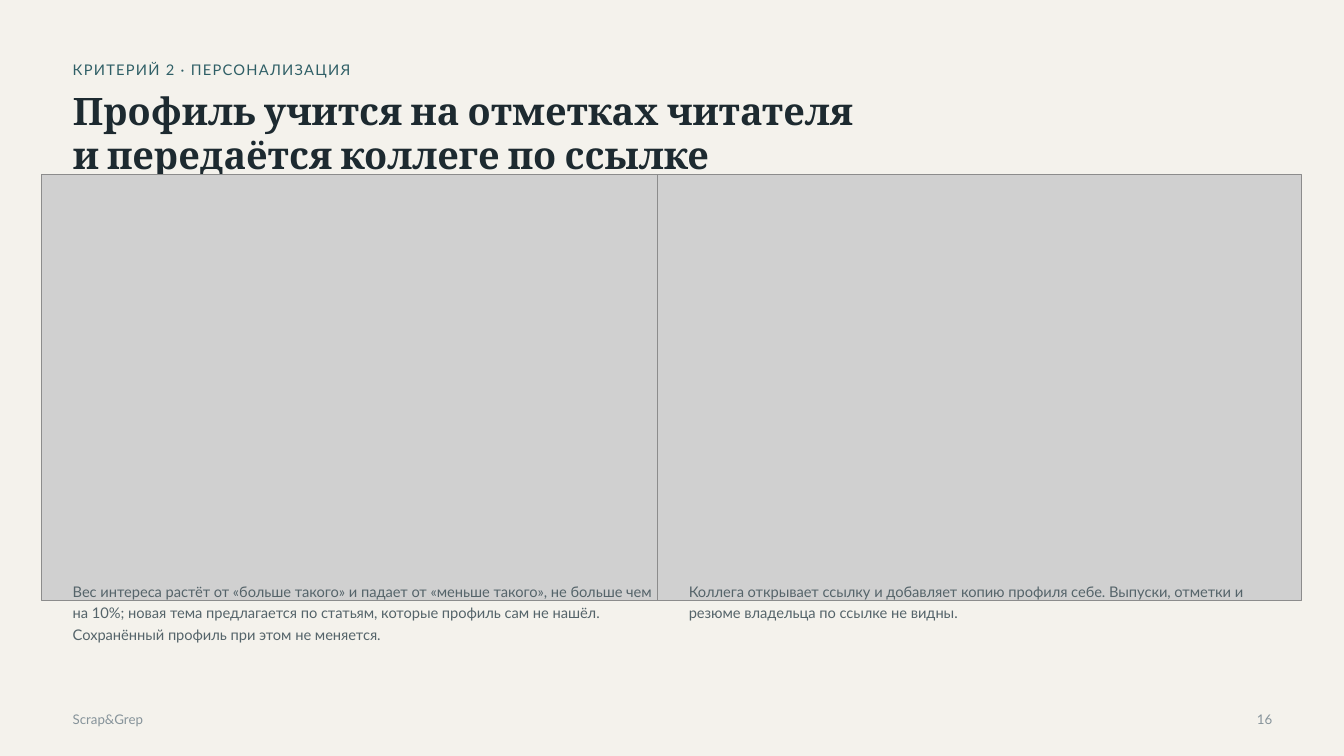
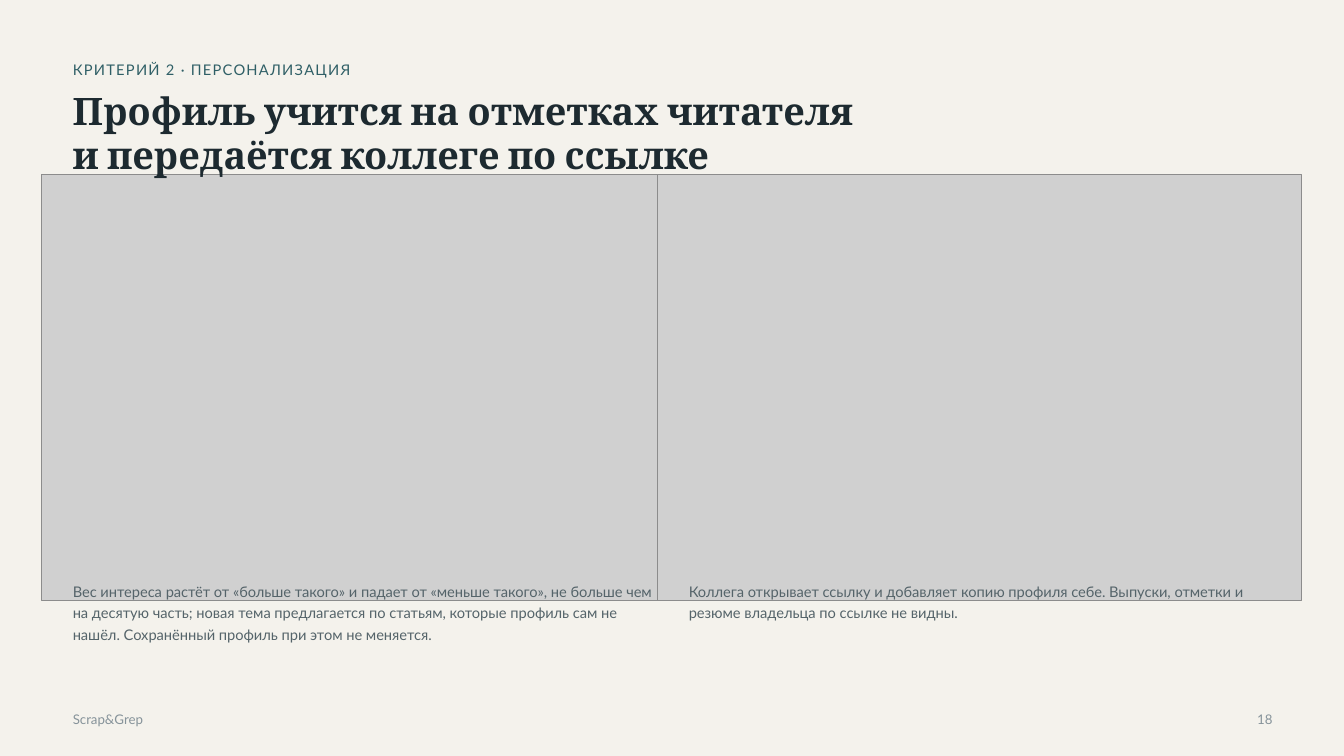
Before and after one commit to verikirill/scrap-and-grep, a slide deck: slide 18 of docs/presentation/scrapgrep.pptx (slide 16 before the commit). Drawn at 1344x756 pixels with LibreOffice and Linux fonts; fonts in the diff are those of the drawing; grey boxes stand for pictures. Boxes give left, top, right and bottom in pixels: in the first picture for what was removed or moved away, otherwise in the second. Text is boxed around its words. In the diff, an @@ line names an element or a change of style, - is before the commit and + after.

```diff
--- a/docs/presentation/scrapgrep.pptx
+++ b/docs/presentation/scrapgrep.pptx
@@ text at [73, 586, 652, 643]: text changed @@
-Вес интереса растёт от «больше такого» и падает от «меньше такого», не больше чем на 10%; новая тема предлагается по статьям, которые профиль сам не нашёл. Сохранённый профиль при этом не меняется.
+Вес интереса растёт от «больше такого» и падает от «меньше такого», не больше чем на десятую часть; новая тема предлагается по статьям, которые профиль сам не нашёл. Сохранённый профиль при этом не меняется.
@@ page number removed at [1257, 714, 1272, 724] @@
-16
@@ text added at [1257, 714, 1272, 724], 9.5 pt, text #86939A @@
+18
```
Also in this commit, not shown: 17 other slides changed, 6 slides added, 4 slides removed, 1 other file.
